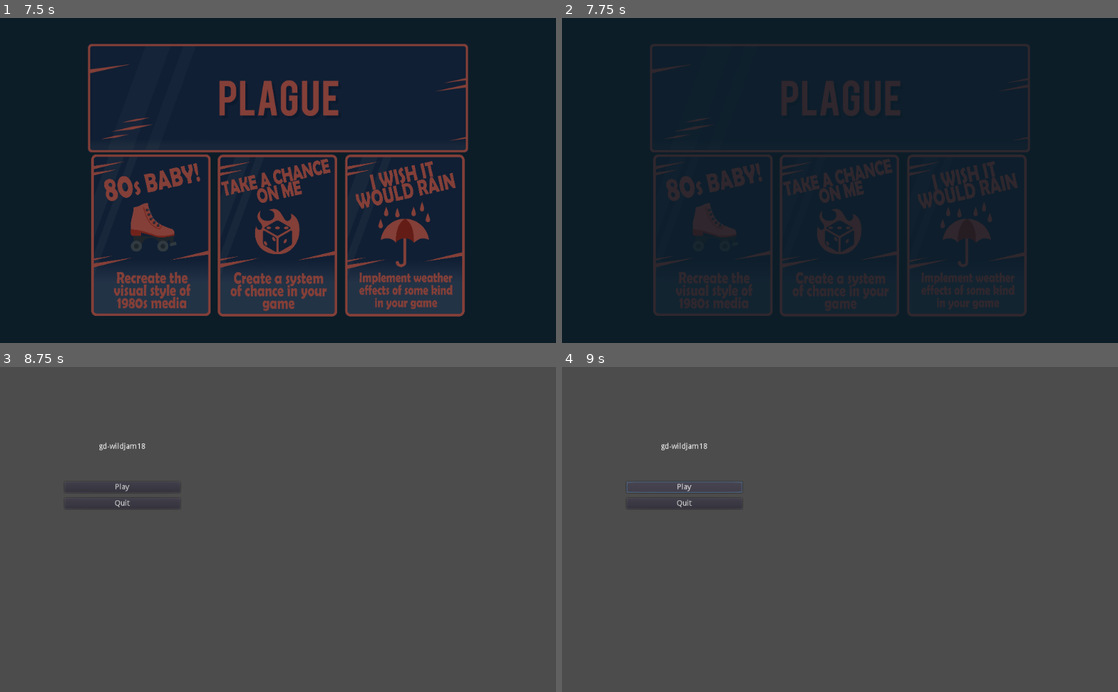
Above: before the commit, frames 1-4 (two rows, left to right).
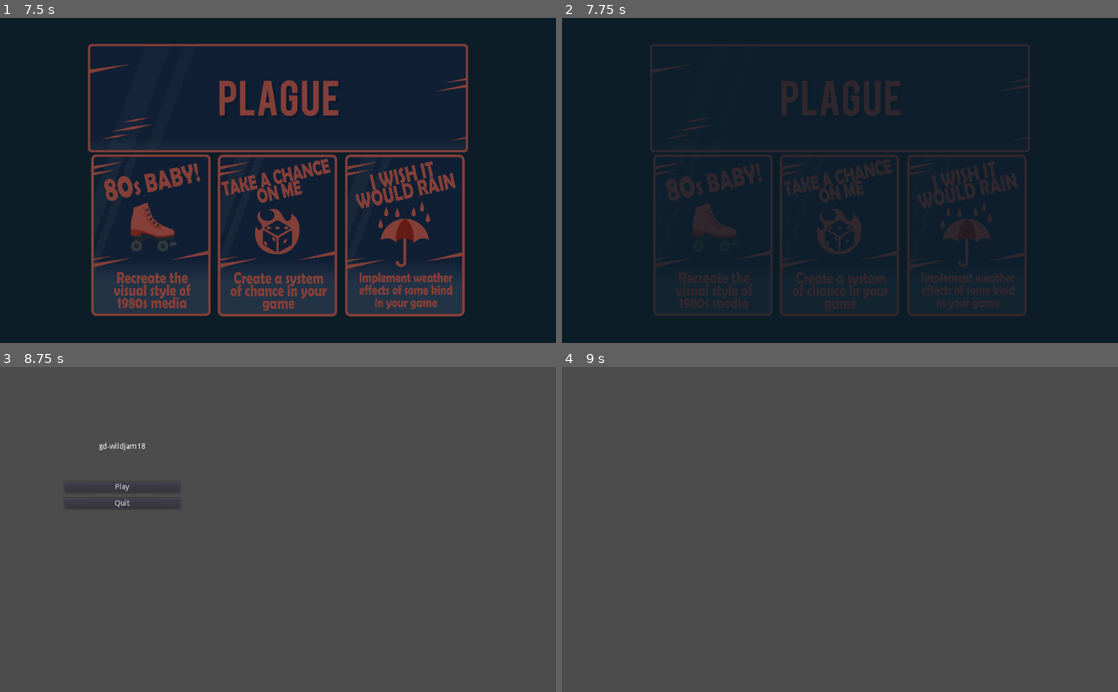
Above: after the commit, the same moments.

Repository: T4g1/gd-wildjam18
Game: Godot game, scene res://sources/menu/Splash.tscn
The game is run twice, just before and just after one commit, with the same random seed, the same clock (stepped at 60 frames per second) and the same inputs.
Inputs:
- Up to frame 1 (7.5 s): tap Enter at 0.5, 4.25, 6.5 s; tap Space at 3.5, 5 s
- Up to frame 2 (7.75 s): no input
- Up to frame 3 (8.75 s): no input
- Up to frame 4 (9 s): click "Play" at 8.75 s

Frames 1-3 are identical in both runs. In frame 4, 0.3% of the frame differs, in the area x 11-33%, y 23-44%.

Commit message:
[add] Level management

Diff:
--- /dev/null
+++ b/levels/LevelApartment.tscn
@@ -0,0 +1,5 @@
+[gd_scene load_steps=2 format=2]
+
+[ext_resource path="res://sources/level/Level.tscn" type="PackedScene" id=1]
+
+[node name="LevelApartment" instance=ExtResource( 1 )]
--- a/project.godot
+++ b/project.godot
@@ -8,9 +8,20 @@
 
 config_version=4
 
-_global_script_classes=[  ]
+_global_script_classes=[ {
+"base": "Node2D",
+"class": "Game",
+"language": "GDScript",
+"path": "res://sources/game/Game.gd"
+}, {
+"base": "Node2D",
+"class": "Level",
+"language": "GDScript",
+"path": "res://sources/level/Level.gd"
+} ]
 _global_script_class_icons={
-
+"Game": "",
+"Level": ""
 }
 
 [application]
--- /dev/null
+++ b/sources/game/Game.gd
@@ -0,0 +1,79 @@
+"""
+Handle the game logic
+"""
+extends Node2D
+class_name Game
+signal game_start
+signal game_end
+
+export (Array, PackedScene) var levels
+
+var level
+var level_id: int
+
+
+func _ready() -> void:
+	assert(levels.size() > 0)
+
+	start()
+
+
+func start() -> void:
+	"""
+	Game just started
+	"""
+	level_id = -1
+	next()
+
+	emit_signal("game_start")
+
+
+func load_level(id: int) -> bool:
+	"""
+	Loads the given level ID
+	Game is over when it returns false
+	"""
+	clean()
+
+	if id >= levels.size():
+		return false
+
+	level_id = id
+	level = levels[id].instance()
+	add_child(level)
+
+	assert(level.connect("level_end", self, "on_level_end") == OK)
+
+	return true
+
+
+func clean() -> void:
+	"""
+	Clean the current level
+	"""
+	if level:
+		remove_child(level)
+		level.queue_free()
+
+
+func next() -> void:
+	"""
+	Loads next level
+	"""
+	if not load_level(level_id + 1):
+		end(true)
+
+
+func end(won: bool) -> void:
+	"""
+	When the game is terminated
+	"""
+	if won:
+		# TODO: Goes to credits
+		pass
+
+	emit_signal("game_end")
+
+
+func on_level_end() -> void:
+	next()
--- /dev/null
+++ b/sources/game/Game.tscn
@@ -0,0 +1,8 @@
+[gd_scene load_steps=3 format=2]
+
+[ext_resource path="res://sources/game/Game.gd" type="Script" id=1]
+[ext_resource path="res://levels/LevelApartment.tscn" type="PackedScene" id=2]
+
+[node name="Game" type="Node2D"]
+script = ExtResource( 1 )
+levels = [ ExtResource( 2 ) ]
--- /dev/null
+++ b/sources/level/Level.gd
@@ -0,0 +1,21 @@
+"""
+Handle one level logic
+"""
+extends Node2D
+class_name Level
+signal level_start
+signal level_end
+
+
+func start() -> void:
+	"""
+	Called when the level starts
+	"""
+	emit_signal("level_start")
+
+
+func end() -> void:
+	"""
+	Called when player reach end of the level
+	"""
+	emit_signal("level_end")
--- /dev/null
+++ b/sources/level/Level.tscn
@@ -0,0 +1,6 @@
+[gd_scene load_steps=2 format=2]
+
+[ext_resource path="res://sources/level/Level.gd" type="Script" id=1]
+
+[node name="Level" type="Node2D"]
+script = ExtResource( 1 )
--- a/sources/menu/TitleScreen.tscn
+++ b/sources/menu/TitleScreen.tscn
@@ -9,6 +9,7 @@
 __meta__ = {
 "_edit_use_anchors_": false
 }
+game_path = "res://sources/game/Game.tscn"
 
 [node name="Title" type="Label" parent="."]
 margin_left = 181.86
